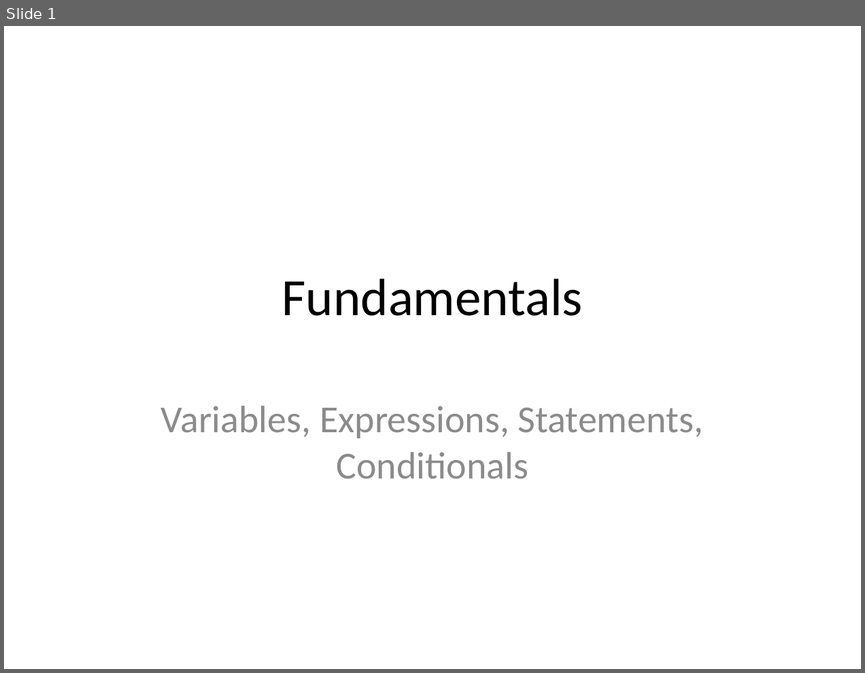
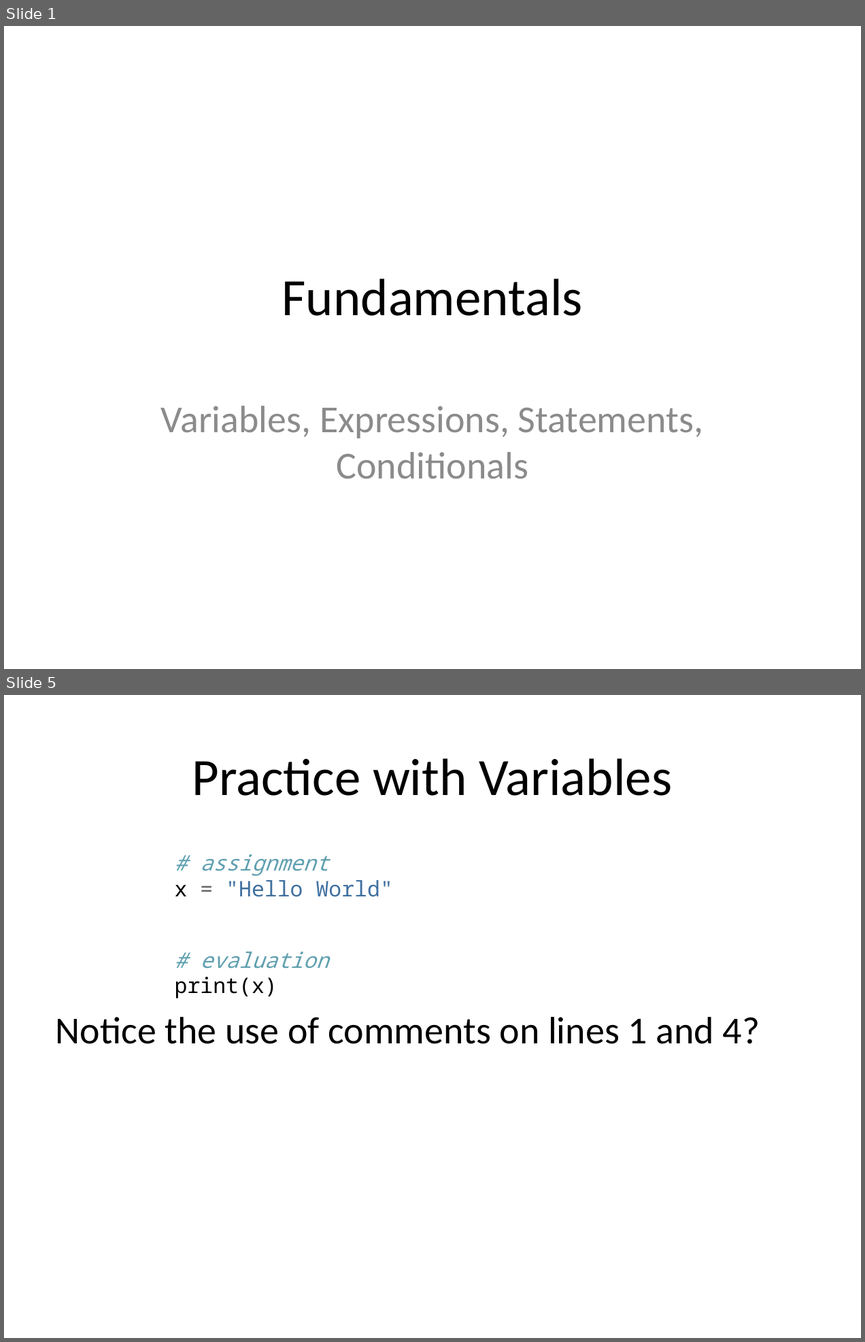
Before and after one commit to edsu/inst326, a slide deck: modules/module01/slides.pptx. Shown one above the other, each under a label of ours: slide 1 before the commit, slides 1 and 5 after it; the slides between them are not shown. The pictures are 865x673 and 865x1342 pixels, drawn with LibreOffice and Linux fonts; fonts in the diff are those of the drawing. Boxes give left, top, right and bottom in pixels: in the first picture for what was removed or moved away, otherwise in the second. Text is boxed around its words. In the diff, an @@ line names an element or a change of style, - is before the commit and + after.

```diff
--- a/modules/module01/slides.pptx
+++ b/modules/module01/slides.pptx
@@ slide 5 added at (x1=4, y1=695, x2=861, y2=1338), background #FFFFFF @@
@@ title added at (x1=192, y1=758, x2=672, y2=796), 44 pt, text #000000 @@
+Practice with Variables
@@ text added at (x1=56, y1=854, x2=759, y2=1044), 18 pt, text #000000 @@
+# assignment
+x = "Hello World"
+# evaluation
+print(x)
+Notice the use of comments on lines 1 and 4?
```
Also in this commit, not shown: 6 slides changed, 14 other slides added, 3 slides removed, 4 other files.
